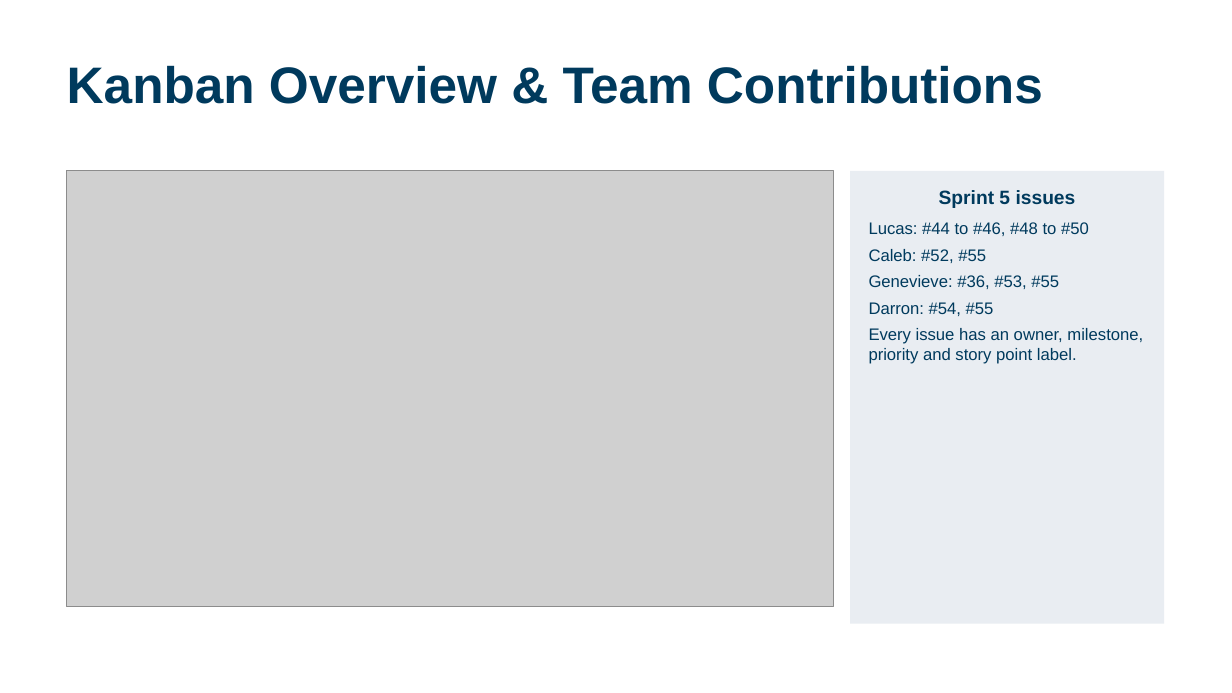
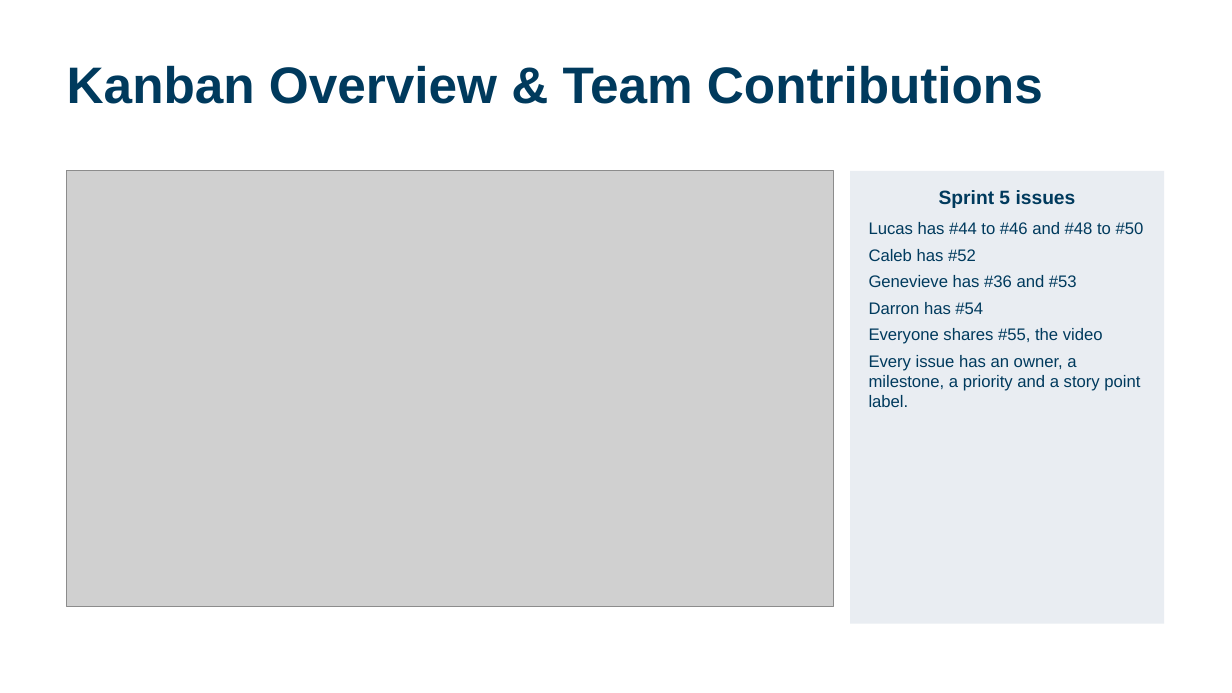
Before and after one commit to calebh13/sel-blueframe-sdk, a slide deck: slide 11 of Sprints/Sprint_5/Sprint 5 Presentation.pptx. Drawn at 1232x693 pixels with LibreOffice and Linux fonts; fonts in the diff are those of the drawing; grey boxes stand for pictures. Boxes give left, top, right and bottom in pixels: in the first picture for what was removed or moved away, otherwise in the second. Text is boxed around its words. In the diff, an @@ line names an element or a change of style, - is before the commit and + after.

```diff
--- a/Sprints/Sprint_5/Sprint 5 Presentation.pptx
+++ b/Sprints/Sprint_5/Sprint 5 Presentation.pptx
@@ text in rectangle at <box>869,222,1144,407</box>: text changed @@
-Lucas: #44 to #46, #48 to #50
-Caleb: #52, #55
-Genevieve: #36, #53, #55
-Darron: #54, #55
-Every issue has an owner, milestone, priority and story point label.
+Lucas has #44 to #46 and #48 to #50
+Caleb has #52
+Genevieve has #36 and #53
+Darron has #54
+Everyone shares #55, the video
+Every issue has an owner, a milestone, a priority and a story point label.
```
Also in this commit, not shown: 14 other slides changed.
